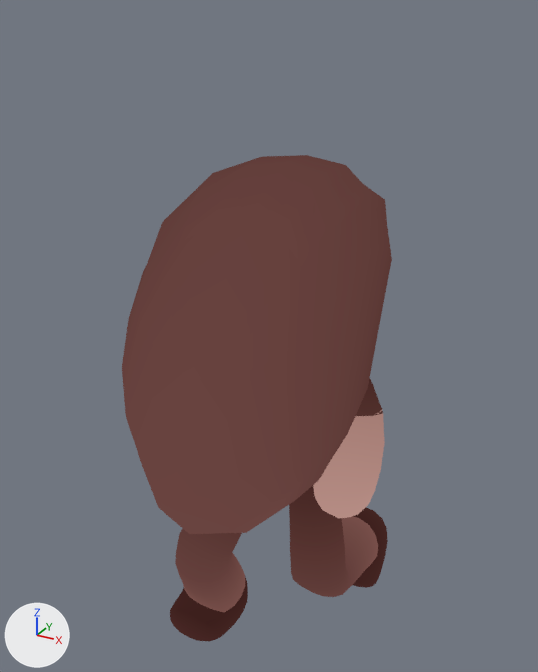
The Blender file Assets/Graphics/Models/Blend/ChibiBase.blend, before and after one commit.
Camera for both pictures: a 50 mm camera at (1.52, -2.88, 3.06) aimed at (-0.04, -0.04, 1.65). Arrows for +X, +Y and +Z are at lower left; the lights stay in place. Both versions are drawn at frame 37 of the action 'Walk'; the numbers are the values there.
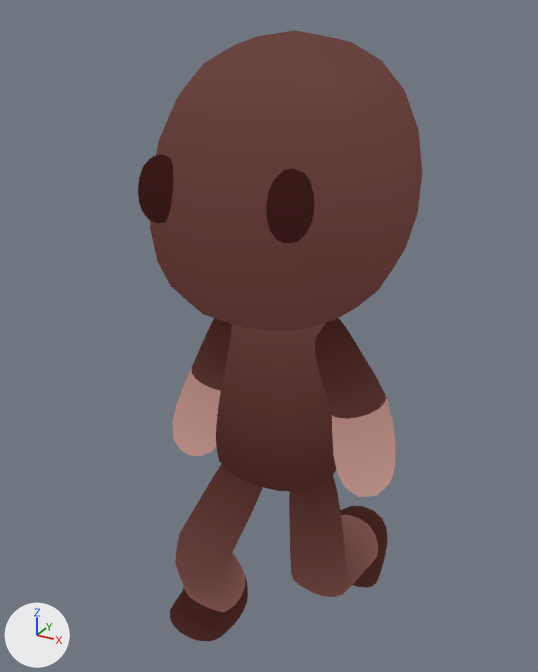
Where the change shows, as pixel boxes [x1, y1, x2, y2] in the pictures (538 x 672 px; the box of a moved part takes in the faces that stretch with it):
'Cube.004', reshaped (26% taller): before [122, 155, 392, 641]; after [138, 30, 422, 641]
part 1 of me_cube_005, moved or reshaped (not visible before): after [138, 154, 174, 223]
part 2 of me_cube_005, moved or reshaped (not visible before): after [266, 168, 314, 243]
part 3 of me_cube_005, moved or reshaped: before [122, 155, 392, 534]; after [150, 30, 422, 497]

Diff of the bpy script that builds the scene:
```diff
--- a/Assets/Graphics/Models/Blend/ChibiBase.blend.py
+++ b/Assets/Graphics/Models/Blend/ChibiBase.blend.py
@@ me_cube_005 @@
 # used by ob_cube_004; location = (0.0, 0.075, 1.648); scale = (1.38, 1.38, 1.38)
-me_cube_005.from_pydata(...)  # 3236 vertices, 3264 faces; spans x -0.42..0.44, y -0.71..0.35, z -1.26..0.58
+me_cube_005.from_pydata(...)  # 3236 vertices, 3264 faces; spans x -0.42..0.43, y -0.47..0.44, z -1.26..0.97
+# me_cube_005 part 1: the loose piece of 98 vertices spanning x -0.27..-0.15, y -0.25..-0.06, z -0.47..-0.31 is turned -132 degrees about the x axis through its middle, then moved by (0.0, -0.25, 0.93)
+# me_cube_005 part 2: the loose piece of 98 vertices spanning x 0.15..0.27, y -0.25..-0.06, z -0.47..-0.31 is turned -132 degrees about the x axis through its middle, then moved by (0.0, -0.25, 0.93)
+# me_cube_005 part 3: 1309 of 3236 vertices moved; they spanned x -0.42..0.44, y -0.71..0.24, z -0.51..0.58 and now span x -0.42..0.43, y -0.47..0.44, z -0.54..0.97; mean shift (0.0, 0.03, 0.08); largest move (0.0, -0.64, -0.44) -> (0.0, -0.12, 0.95)
 me_cube_005.materials.append(mat_material_001)
```
